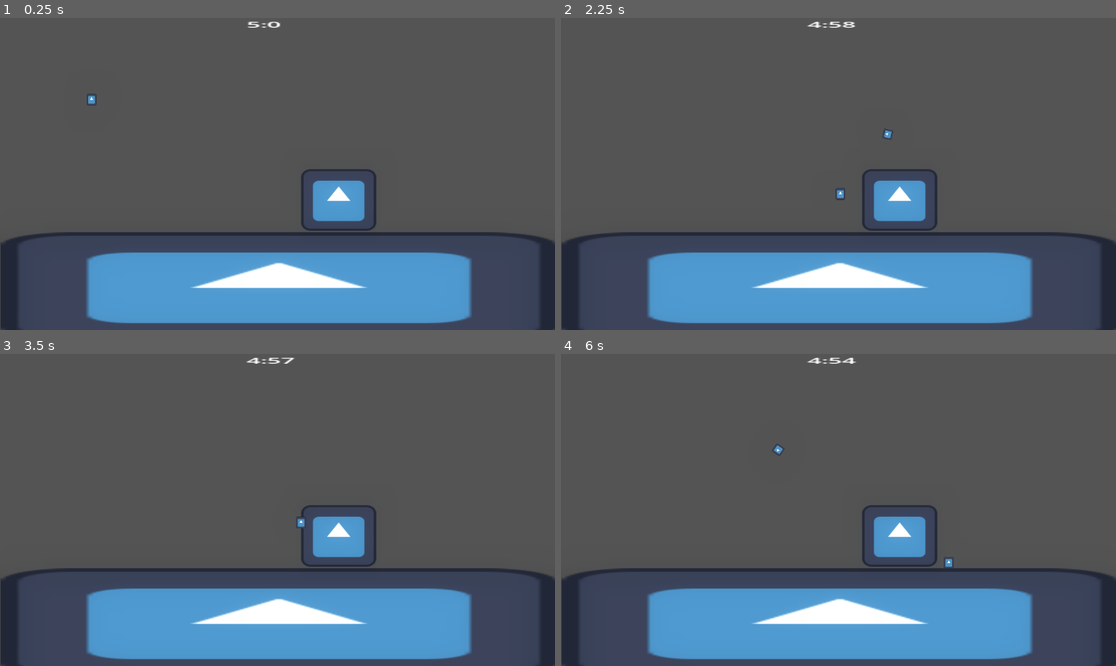
Above: before the commit, frames 1-4 (two rows, left to right).
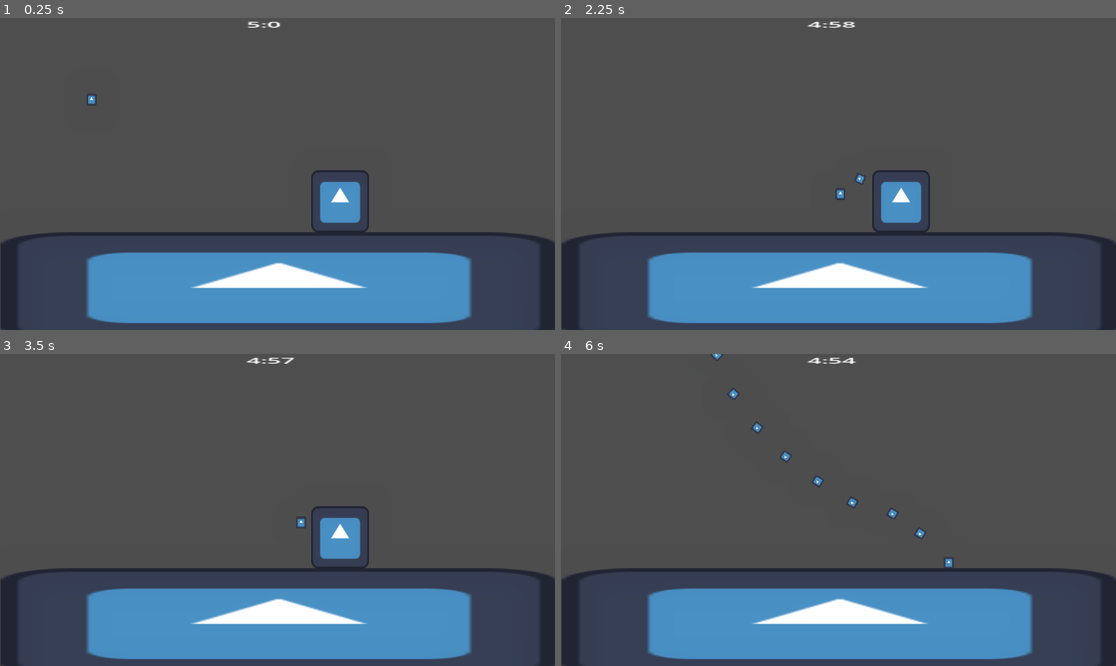
Above: after the commit, the same moments.

Repository: GeirlanthArchivest/oops--i-maybe-did-it-again
Game: Godot game, scene res://Scenes/main_level.tscn
The game is run twice, just before and just after one commit, with the same random seed, the same clock (stepped at 60 frames per second) and the same inputs. The engine's default icon, where the game draws it, is replaced by a stand-in: a white triangle on a blue panel in a dark square.
Inputs (mouse positions are in pixels of both pictures, inside the frame that each line leads up to):
- Up to frame 1 (0.25 s): no input
- Up to frame 2 (2.25 s): tap Enter (shoot) at 0.5, 1.35 s; move the mouse to (960, 158) at 0.52 s; hold Enter (shoot) 0.53-1.28 s; hold Right (move_right) 0.53-2.03 s; tap Space (jump) at 0.77, 1.52, 2 s; move the mouse to (727, 189) at 1.27 s; move the mouse to (894, 105) at 2.02 s; hold Left (move_left) from 2.03 s (still down); hold Enter (shoot) from 2.03 s (still down)
- Up to frame 3 (3.5 s): move the mouse to (249, 572) at 2.77 s; release Left (move_left) at 2.78 s; release Enter (shoot) at 2.78 s; hold Right (move_right) from 2.78 s (still down); tap Enter (shoot) at 2.85 s; tap Space (jump) at 3.02 s
- Up to frame 4 (6 s): move the mouse to (1005, 556) at 3.52 s; hold Enter (shoot) 3.53-4.28 s; tap Space (jump) at 3.77, 4.52 s; move the mouse to (672, 463) at 4.27 s; release Right (move_right) at 4.28 s; hold Left (move_left) 4.28-5.03 s; tap Enter (shoot) at 4.35, 5.85 s; move the mouse to (866, 510) at 5.02 s; hold Right (move_right) 5.03-5.78 s; hold Enter (shoot) 5.03-5.78 s; move the mouse to (755, 432) at 5.77 s; hold Left (move_left) from 5.78 s (still down)

The runs differ from the first frame. In frame 1, 0.9% of the frame differs, in the area x 54-68%, y 48-69%; in frame 2, 0.9%; in frame 3, 0.8%; in frame 4, 1.9%, in the area x 26-68%, y 0-69%.

Commit message:
bullet clears on hitting ground

Diff:
--- a/oops!-i-maybe-did-it-again/Scenes/building.tscn
+++ b/oops!-i-maybe-did-it-again/Scenes/building.tscn
@@ -5,18 +5,18 @@
 
 [sub_resource type="RectangleShape2D" id="RectangleShape2D_uj2qm"]
 
-[node name="Area2D" type="Area2D"]
+[node name="Sprite2D" type="Sprite2D"]
+texture = ExtResource("1_avus0")
+offset = Vector2(0, -64.38)
+script = ExtResource("1_uj2qm")
+
+[node name="Hitbox" type="Area2D" parent="."]
+scale = Vector2(6.300315, 6.401026)
 collision_layer = 2
 collision_mask = 2
-script = ExtResource("1_uj2qm")
 
-[node name="CollisionShape2D" type="CollisionShape2D" parent="."]
+[node name="CollisionShape2D" type="CollisionShape2D" parent="Hitbox"]
 position = Vector2(0, -10.022915)
 shape = SubResource("RectangleShape2D_uj2qm")
 
-[node name="Sprite2D" type="Sprite2D" parent="."]
-position = Vector2(0, -10.022915)
-scale = Vector2(0.15422143, 0.15589195)
-texture = ExtResource("1_avus0")
-
-[connection signal="body_entered" from="." to="." method="_on_body_entered"]
+[connection signal="area_entered" from="Hitbox" to="." method="_on_hitbox_area_entered"]
--- a/oops!-i-maybe-did-it-again/Scenes/bullet.tscn
+++ b/oops!-i-maybe-did-it-again/Scenes/bullet.tscn
@@ -1,7 +1,10 @@
-[gd_scene load_steps=3 format=3 uid="uid://casa11su65jqn"]
+[gd_scene load_steps=4 format=3 uid="uid://casa11su65jqn"]
 
 [ext_resource type="Script" uid="uid://dwhhrn18jsmtf" path="res://Scripts/bullet.gd" id="1_oduel"]
 [ext_resource type="Texture2D" uid="uid://bmp1vl1wvlpl4" path="res://icon.svg" id="1_xjght"]
+
+[sub_resource type="RectangleShape2D" id="RectangleShape2D_oduel"]
+size = Vector2(126.74583, 129.0286)
 
 [node name="Bullet" type="Sprite2D"]
 scale = Vector2(0.15779613, 0.15500441)
@@ -11,4 +14,13 @@
 [node name="VisibleOnScreenEnabler2D" type="VisibleOnScreenEnabler2D" parent="."]
 rect = Rect2(-63.372913, -64.5143, 126.74582, 129.0286)
 
+[node name="Hitbox" type="Area2D" parent="." groups=["Enemy Damager"]]
+collision_layer = 2
+collision_mask = 2
+
+[node name="CollisionShape2D" type="CollisionShape2D" parent="Hitbox"]
+position = Vector2(-3.021856e-06, 0)
+shape = SubResource("RectangleShape2D_oduel")
+
 [connection signal="screen_exited" from="VisibleOnScreenEnabler2D" to="." method="_on_visible_on_screen_enabler_2d_screen_exited"]
+[connection signal="body_shape_entered" from="Hitbox" to="." method="_on_hitbox_body_shape_entered"]
--- a/oops!-i-maybe-did-it-again/Scenes/main_level.tscn
+++ b/oops!-i-maybe-did-it-again/Scenes/main_level.tscn
@@ -22,10 +22,10 @@
 
 
 # Called every frame. 'delta' is the elapsed time since the previous frame.
-func _process(delta: float) -> void:
+func _process(_delta: float) -> void:
 	time = round($Timer.time_left)
 
-	minutes = time/60
+	minutes = (time/60)
 	seconds = fmod(time,60)
 
 	$\".\".text = str(minutes) + \":\" + str(seconds)
@@ -35,7 +35,7 @@
 [sub_resource type="Environment" id="Environment_qbrl8"]
 background_mode = 3
 glow_enabled = true
-glow_bloom = 0.15
+glow_bloom = 0.05
 glow_blend_mode = 0
 
 [node name="Main Level" type="Node2D"]
@@ -47,7 +47,7 @@
 [node name="Camera2D" type="Camera2D" parent="."]
 position = Vector2(577, 324)
 
-[node name="StaticBody2D" type="StaticBody2D" parent="."]
+[node name="StaticBody2D" type="StaticBody2D" parent="." groups=["Floor"]]
 position = Vector2(576, 449)
 collision_layer = 3
 collision_mask = 3
@@ -61,8 +61,8 @@
 texture = ExtResource("2_ikcpc")
 
 [node name="Building" parent="." instance=ExtResource("3_5erdv")]
-position = Vector2(704, 442)
-scale = Vector2(7.875175, 6.39217)
+position = Vector2(707, 446)
+scale = Vector2(0.9432954, 1.0118527)
 
 [node name="Timer" type="Label" parent="."]
 anchors_preset = 5
--- a/oops!-i-maybe-did-it-again/Scenes/player.tscn
+++ b/oops!-i-maybe-did-it-again/Scenes/player.tscn
@@ -17,7 +17,7 @@
 texture = ExtResource("2_cvnsp")
 
 [node name="Fire_rate_timer" type="Timer" parent="."]
-wait_time = 0.5
+wait_time = 0.05
 one_shot = true
 autostart = true
 
--- a/oops!-i-maybe-did-it-again/Scripts/Countdown Timer.gd
+++ b/oops!-i-maybe-did-it-again/Scripts/Countdown Timer.gd
@@ -12,7 +12,7 @@
 
 
 # Called every frame. 'delta' is the elapsed time since the previous frame.
-func _process(delta: float) -> void:
+func _process(_delta: float) -> void:
 	time = round($Timer.time_left)
 
 	minutes = time/60
--- a/oops!-i-maybe-did-it-again/Scripts/building.gd
+++ b/oops!-i-maybe-did-it-again/Scripts/building.gd
@@ -1,4 +1,4 @@
-extends Area2D
+extends Sprite2D
 
 var health:int
 
@@ -8,15 +8,13 @@
 
 
 # Called every frame. 'delta' is the elapsed time since the previous frame.
-func _process(delta: float):
+func _process(_delta: float):
 	pass
 
-
-func _on_body_entered(body: Node2D):
-	if (body.is_in_group("bullet")):
-		if health <= 0:
-			print("dead!")
+func _on_hitbox_area_entered(area: Area2D):
+	if area.is_in_group("Enemy Damager"):
+		area.get_parent().queue_free()
+		if health >0:
+			health -= 2
+		else:
 			queue_free()
-		else:
-			print("hit!")
-			health -= 2
--- a/oops!-i-maybe-did-it-again/Scripts/bullet.gd
+++ b/oops!-i-maybe-did-it-again/Scripts/bullet.gd
@@ -14,3 +14,8 @@
 
 func _on_visible_on_screen_enabler_2d_screen_exited() -> void:
 	queue_free()
+
+
+func _on_hitbox_body_shape_entered(body_rid: RID, body: Node2D, body_shape_index: int, local_shape_index: int) -> void:
+	if body.is_in_group("Floor"):
+		queue_free()
--- a/oops!-i-maybe-did-it-again/project.godot
+++ b/oops!-i-maybe-did-it-again/project.godot
@@ -21,7 +21,8 @@
 
 [global_group]
 
-bullet=""
+"Enemy Damager"=""
+Floor=""
 
 [input]
 
